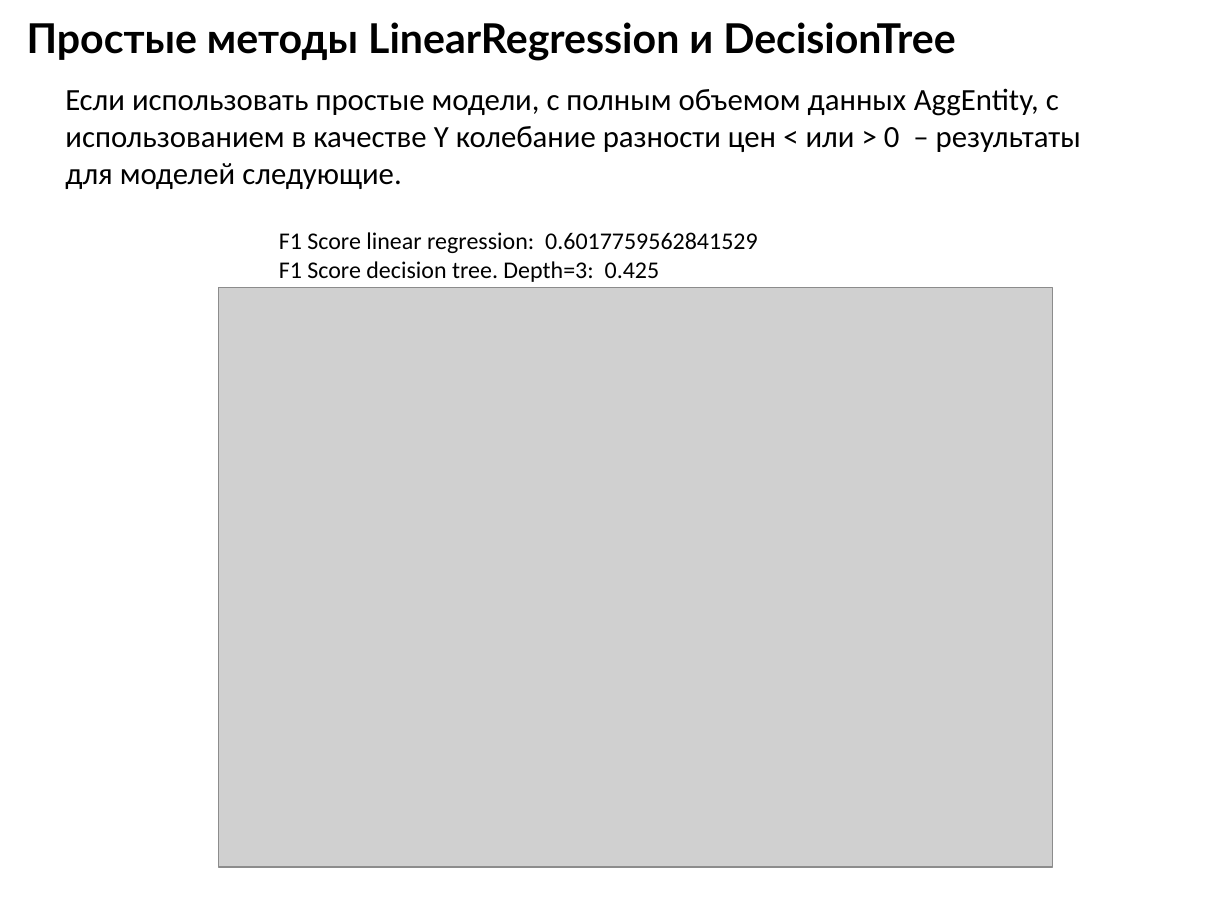
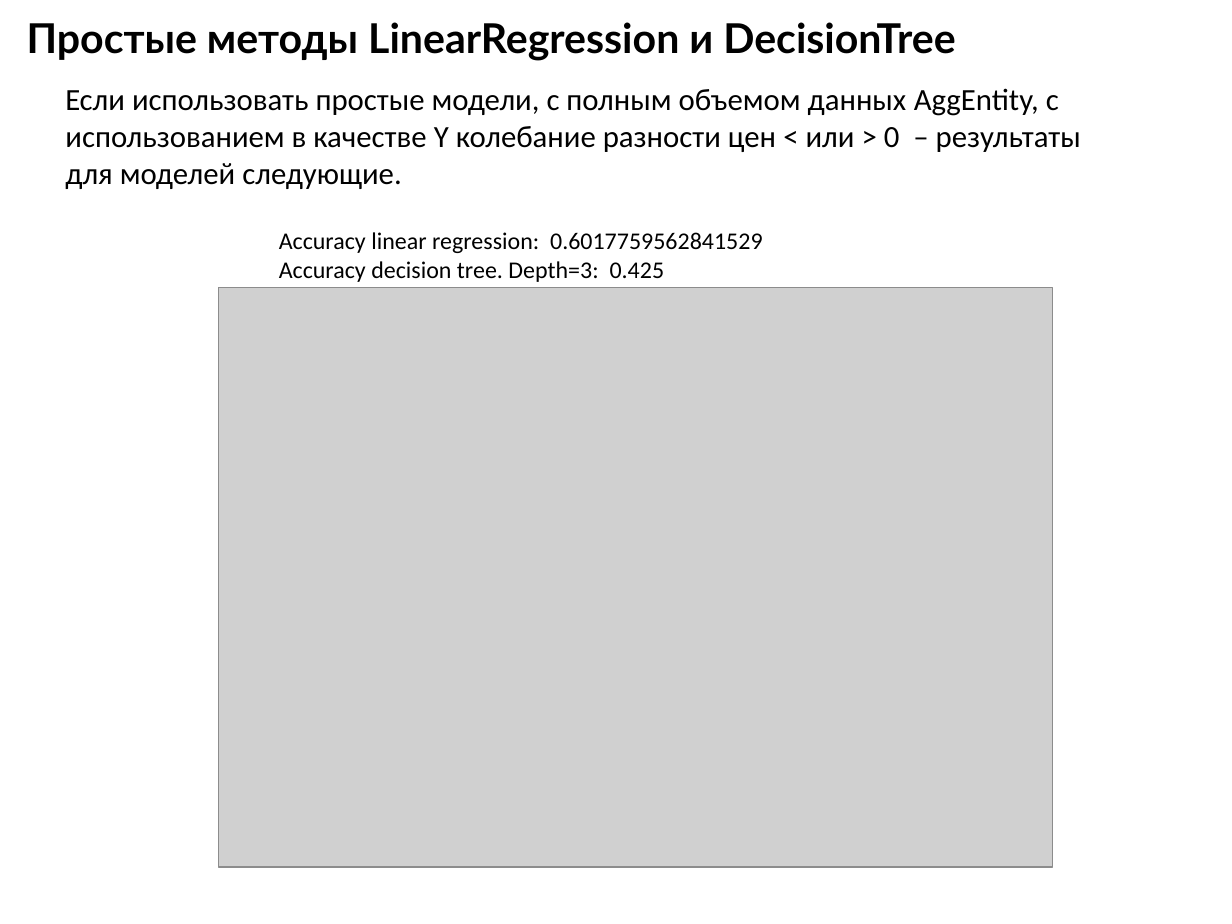
Before and after one commit to VSterkhov/CryptoCurrencyTrading_public, a slide deck: slide 18 of Netology_Презентация_Стерхов В.pptx (slide 15 before the commit). Drawn at 1232x924 pixels with LibreOffice and Linux fonts; fonts in the diff are those of the drawing; grey boxes stand for pictures. Boxes give left, top, right and bottom in pixels: in the first picture for what was removed or moved away, otherwise in the second. Text is boxed around its words. In the diff, an @@ line names an element or a change of style, - is before the commit and + after.

```diff
--- a/Netology_Презентация_Стерхов В.pptx
+++ b/Netology_Презентация_Стерхов В.pptx
@@ text at [279, 232, 763, 282]: text changed @@
-F1 Score linear regression: 0.6017759562841529
-F1 Score decision tree. Depth=3: 0.425
+Accuracy linear regression: 0.6017759562841529
+Accuracy decision tree. Depth=3: 0.425
```
Also in this commit, not shown: 1 other slide changed, 6 slides added, 1 other file.
